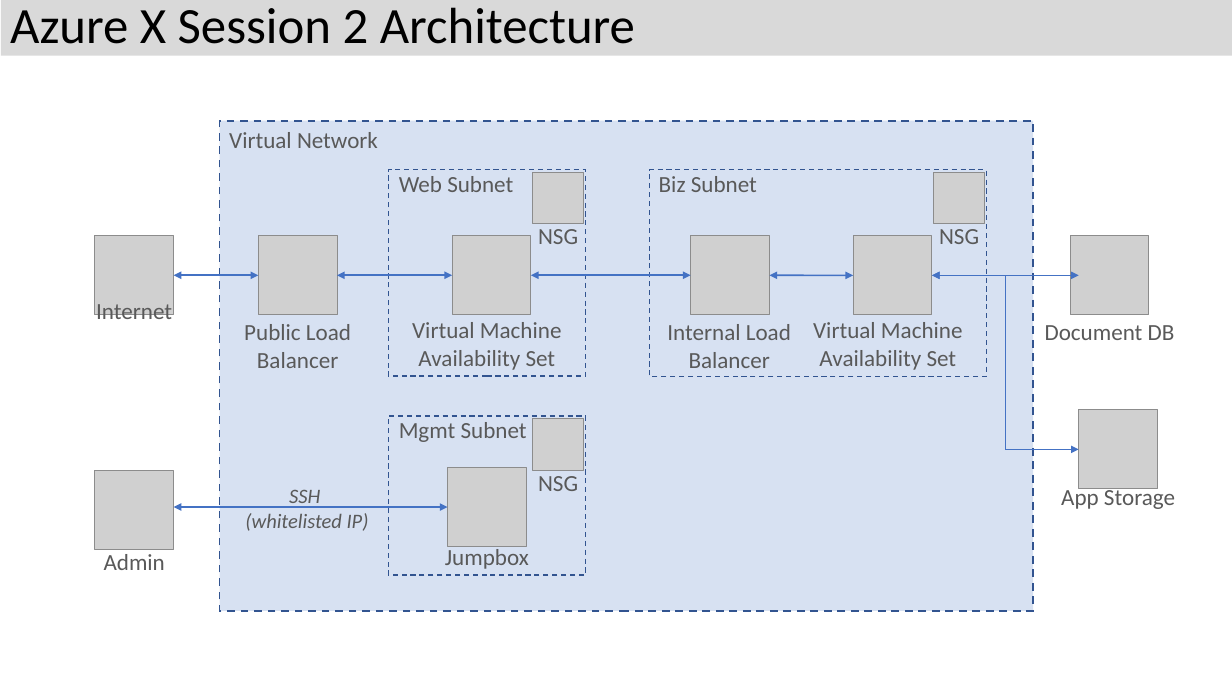
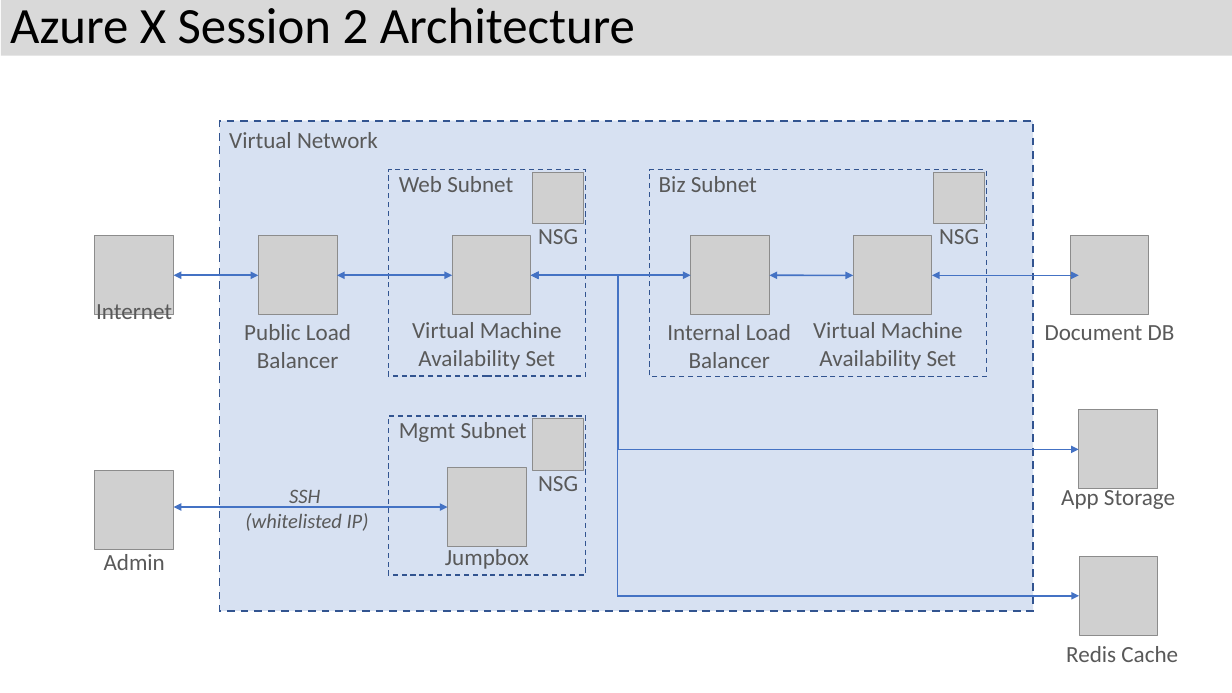
Before and after one commit to Azure/CityPower-Build-Sample, a slide deck: slide 1 of setup/AzureX.pptx. Drawn at 1232x693 pixels with LibreOffice and Linux fonts; fonts in the diff are those of the drawing; grey boxes stand for pictures. Boxes give left, top, right and bottom in pixels: in the first picture for what was removed or moved away, otherwise in the second. Text is boxed around its words. In the diff, an @@ line names an element or a change of style, - is before the commit and + after.

Commit message:
Add redis cache to session 2.

```diff
--- a/setup/AzureX.pptx
+++ b/setup/AzureX.pptx
@@ elbow double arrow moved from (1079, 449) - (933, 275) to (1079, 449) - (531, 275) @@
@@ elbow double arrow added from (1080, 596) to (531, 275), #4472C4 1.25 pt @@
@@ picture added at bbox=[1080, 556, 1158, 635] @@
@@ text added at bbox=[1066, 646, 1178, 662], 18 pt, text #595959 @@
+Redis Cache
```
Also in this commit, not shown: 4 other files.
